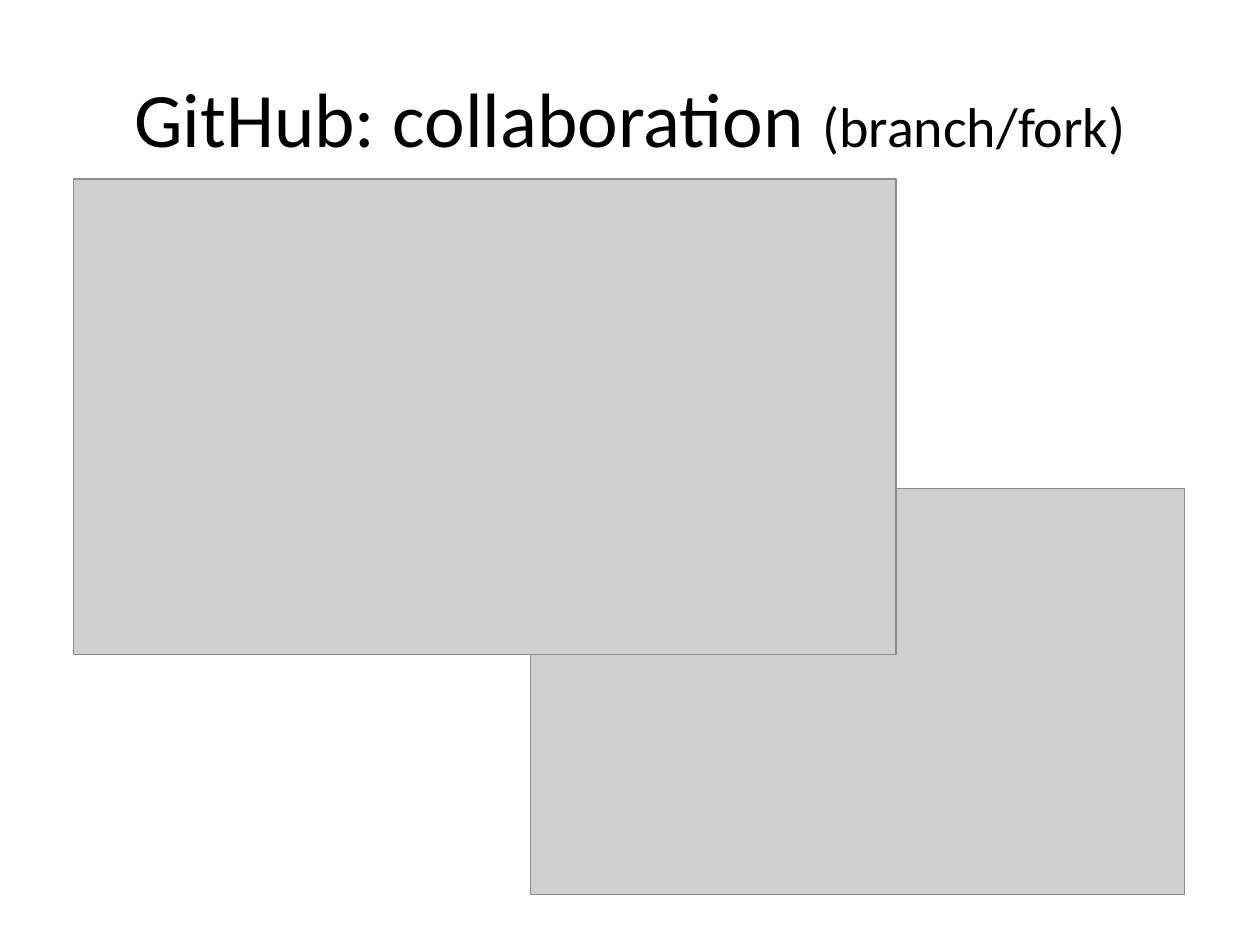
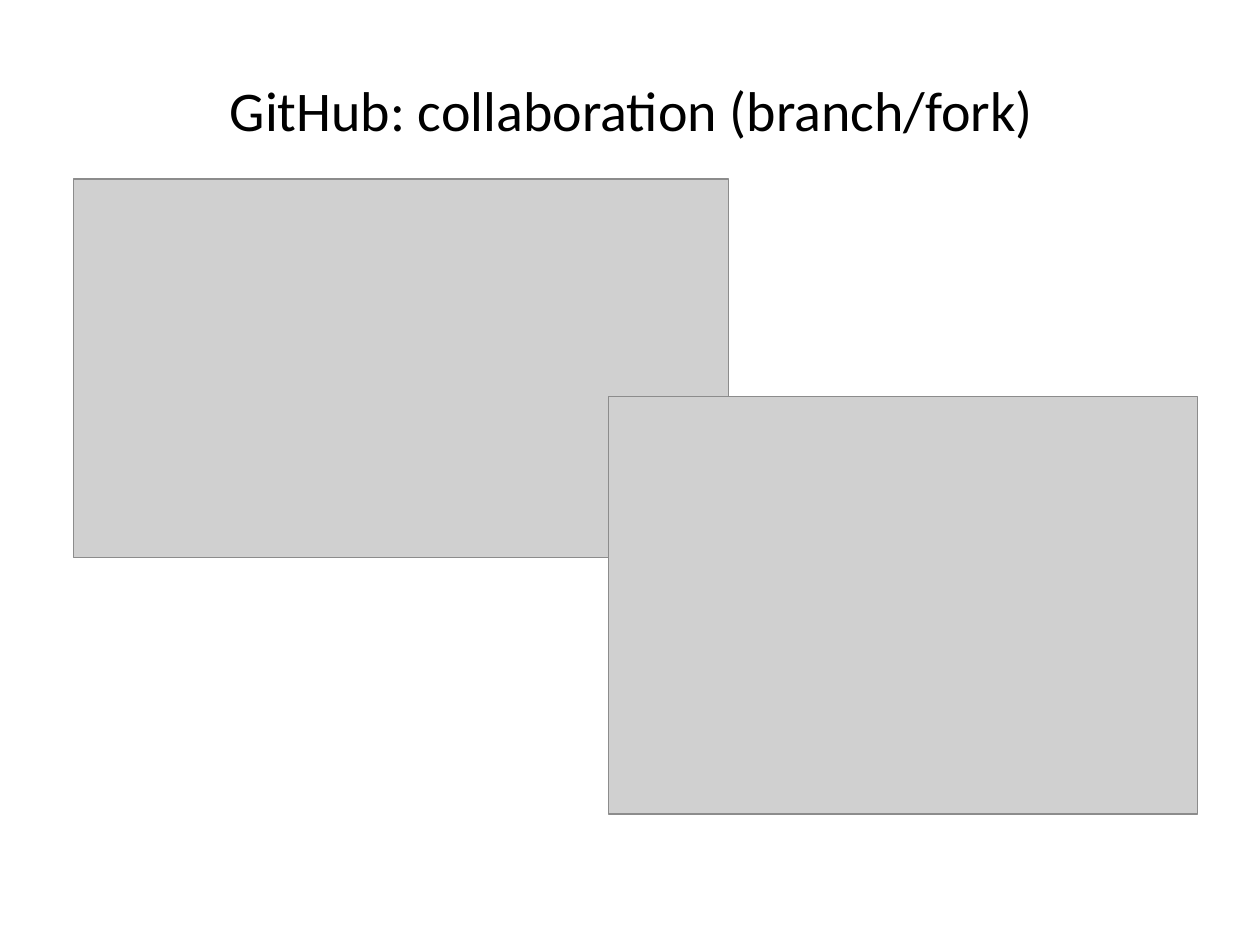
Before and after one commit to ncasuk/ncas-isc, a slide deck: slide 10 of shell/presentations/01_git2.pptx. Drawn at 1260x945 pixels with LibreOffice and Linux fonts; fonts in the diff are those of the drawing; grey boxes stand for pictures; background and template pictures are left out. Boxes give left, top, right and bottom in pixels: in the first picture for what was removed or moved away, otherwise in the second. Text is boxed around its words. In the diff, an @@ line names an element or a change of style, - is before the commit and + after.

```diff
--- a/shell/presentations/01_git2.pptx
+++ b/shell/presentations/01_git2.pptx
@@ title "GitHub: collaboration (branch/fork)": place and size @@
-title "GitHub: collaboration (branch/fork)" at [134, 93, 1125, 155]
+title "GitHub: collaboration (branch/fork)" at [230, 90, 1033, 139]
@@ title "GitHub: collaboration (branch/fork)" at [230, 90, 1033, 139]: size 44 to 32 pt in "GitHub: collaboration"; line spacing 1 to 0.9 @@
@@ picture: place and size @@
-picture at [73, 179, 896, 654]
+picture at [73, 179, 728, 558]
@@ picture: place and size @@
-picture at [530, 489, 1184, 896]
+picture at [609, 397, 1197, 815]
```
Also in this commit, not shown: 39 other slides changed, 4 other files.
